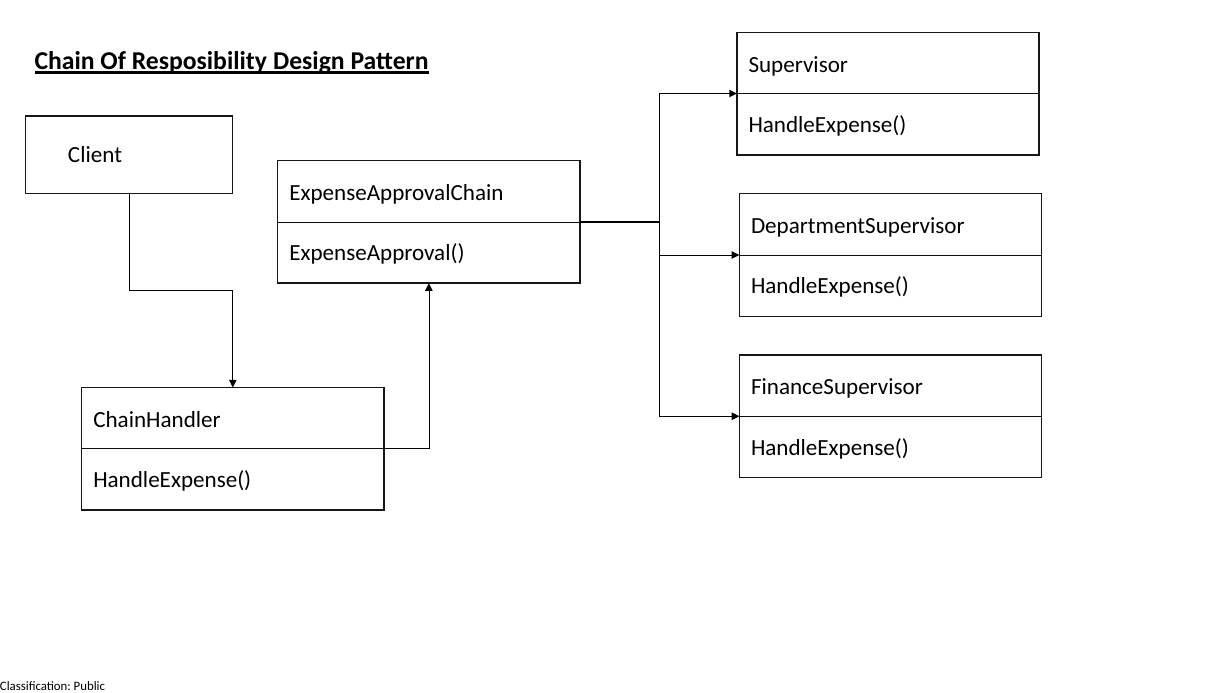
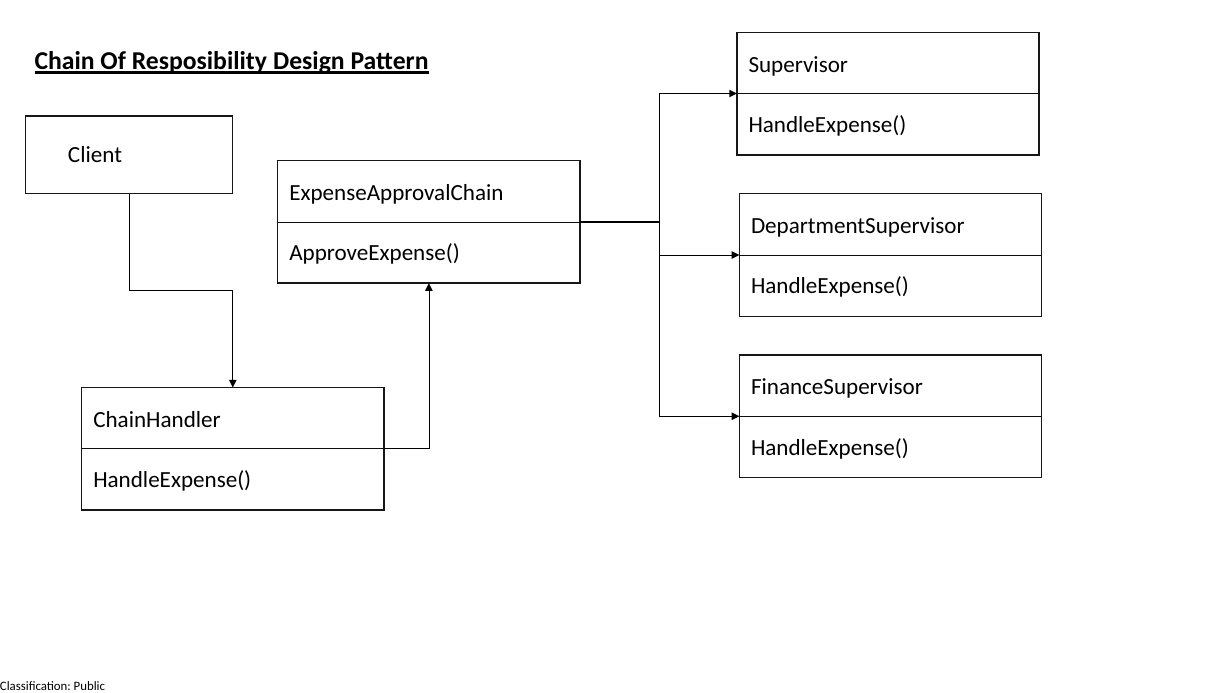
Before and after one commit to manaswiniray/DesignPatterns, a slide deck: slide 12 of UMLDiagrams.pptx. Drawn at 1232x693 pixels with LibreOffice and Linux fonts; fonts in the diff are those of the drawing. Boxes give left, top, right and bottom in pixels: in the first picture for what was removed or moved away, otherwise in the second. Text is boxed around its words. In the diff, an @@ line names an element or a change of style, - is before the commit and + after.

```diff
--- a/UMLDiagrams.pptx
+++ b/UMLDiagrams.pptx
@@ text at (289,243,460,264): text changed @@
-ExpenseApproval()
+ApproveExpense()
```
Also in this commit, not shown: 4 other files.
